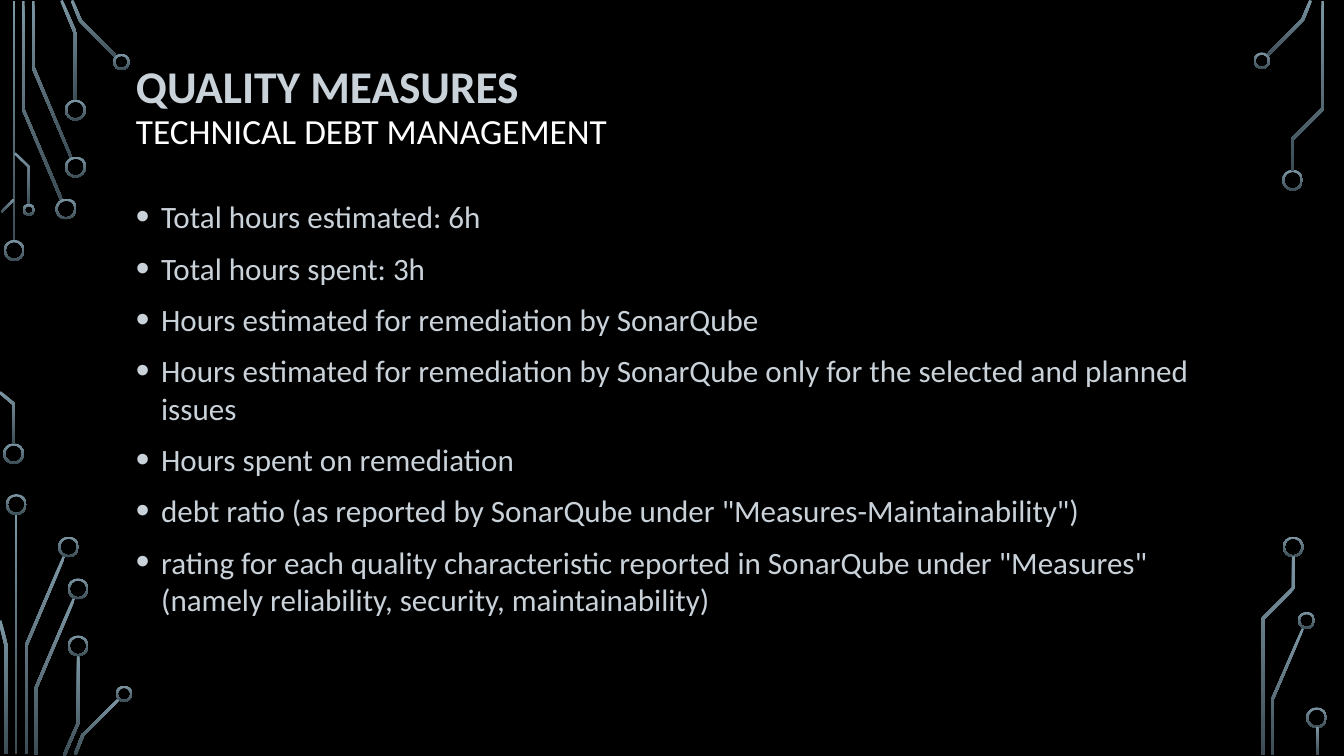
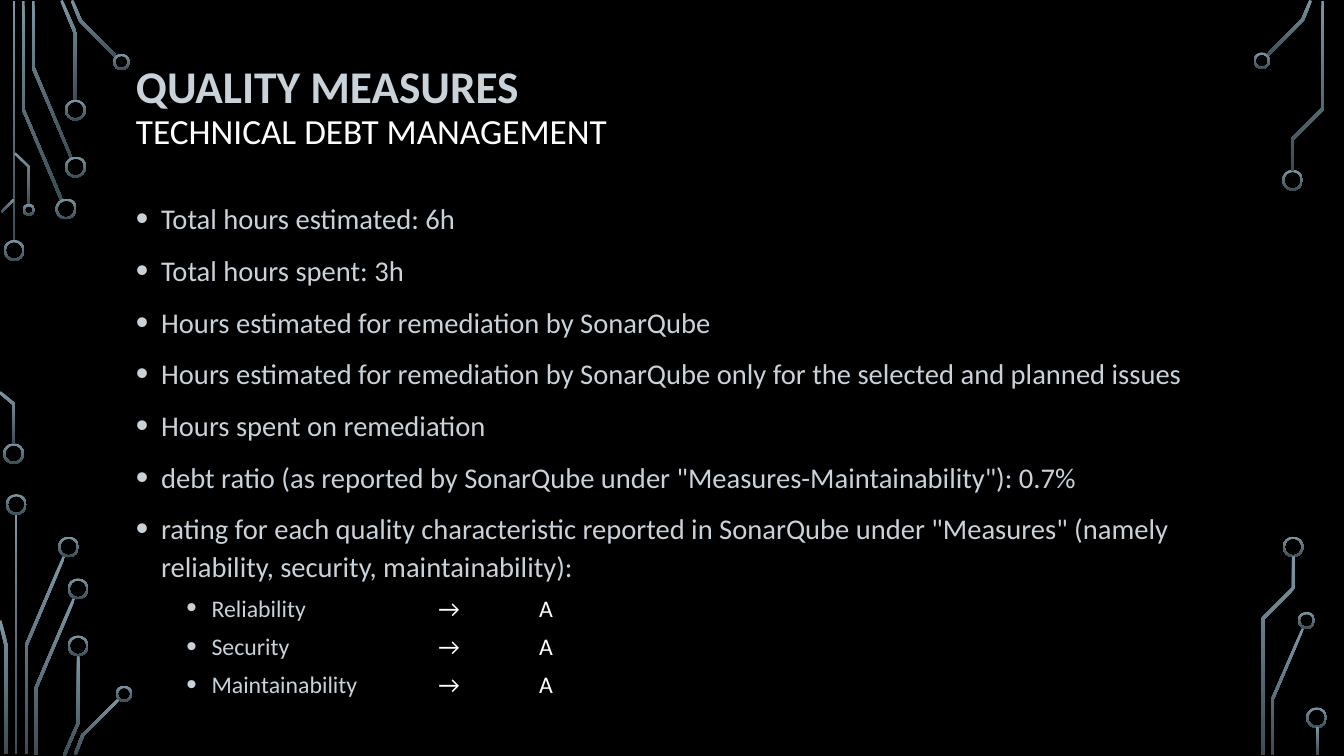
Before and after one commit to HeydarliAtabay/SolidarityPurchasingGroup, a slide deck: slide 11 of Retrospective/Sprint 1 - Retrospective.pptx. Drawn at 1344x756 pixels with LibreOffice and Linux fonts; fonts in the diff are those of the drawing; background and template pictures are left out. Boxes give left, top, right and bottom in pixels: in the first picture for what was removed or moved away, otherwise in the second. Text is boxed around its words. In the diff, an @@ line names an element or a change of style, - is before the commit and + after.

```diff
--- a/Retrospective/Sprint 1 - Retrospective.pptx
+++ b/Retrospective/Sprint 1 - Retrospective.pptx
@@ text at [161,209,1181,441]: size 22.2 to 20.4 pt in "Total hours estimated: 6h", "Total hours spent: 3h", "Hours estimated for remediation by SonarQube", "Hours estimated for remediation by SonarQube only ..." and 1 more places; line spacing 1 to 1.1 @@
@@ text at [161,467,1168,697]: text changed; size 22.2 to 20.4 pt @@
-• debt ratio (as reported by SonarQube under "Measures-Maintainability")
-• rating for each quality characteristic reported in SonarQube under "Measures" (namely reliability, security, maintainability)
+• debt ratio (as reported by SonarQube under "Measures-Maintainability"): 0.7%
+• rating for each quality characteristic reported in SonarQube under "Measures" (namely reliability, security, maintainability):
+  • Reliability → A
+  • Security → A
+  • Maintainability → A
```
Also in this commit, not shown: 1 other file.
